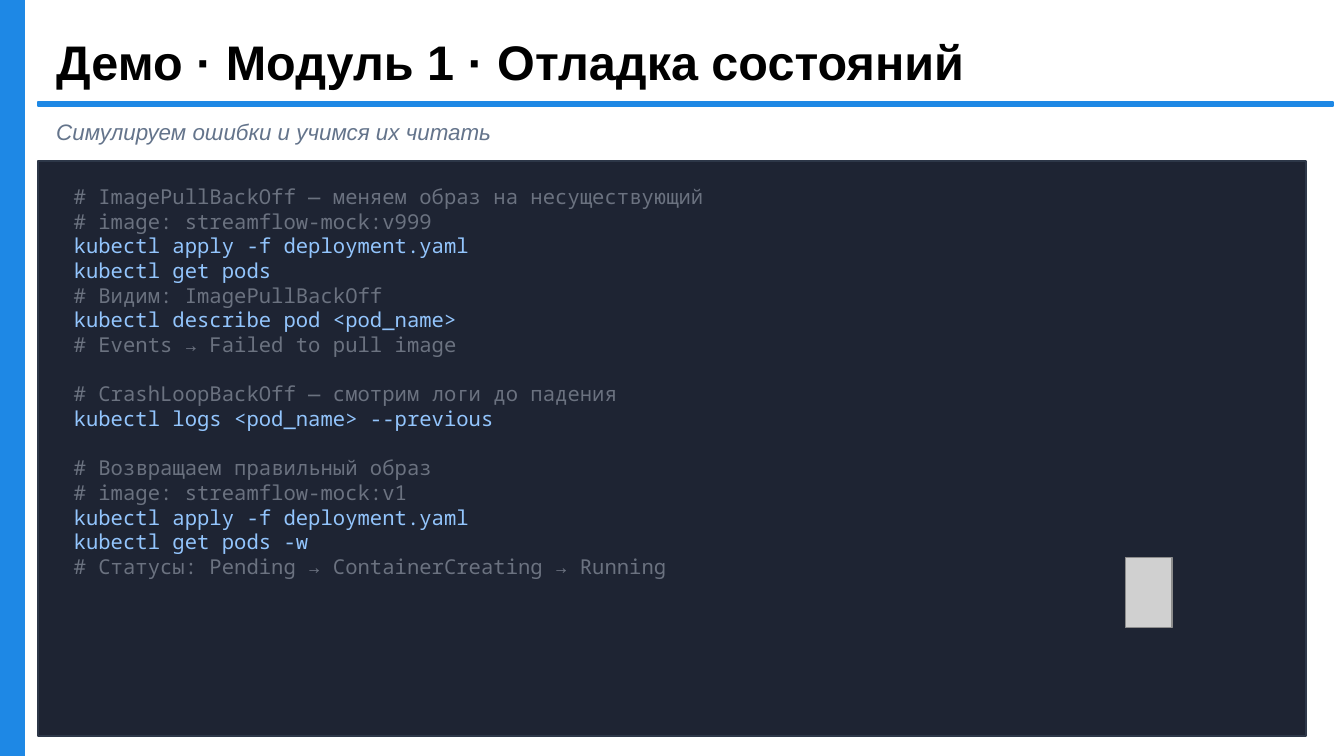
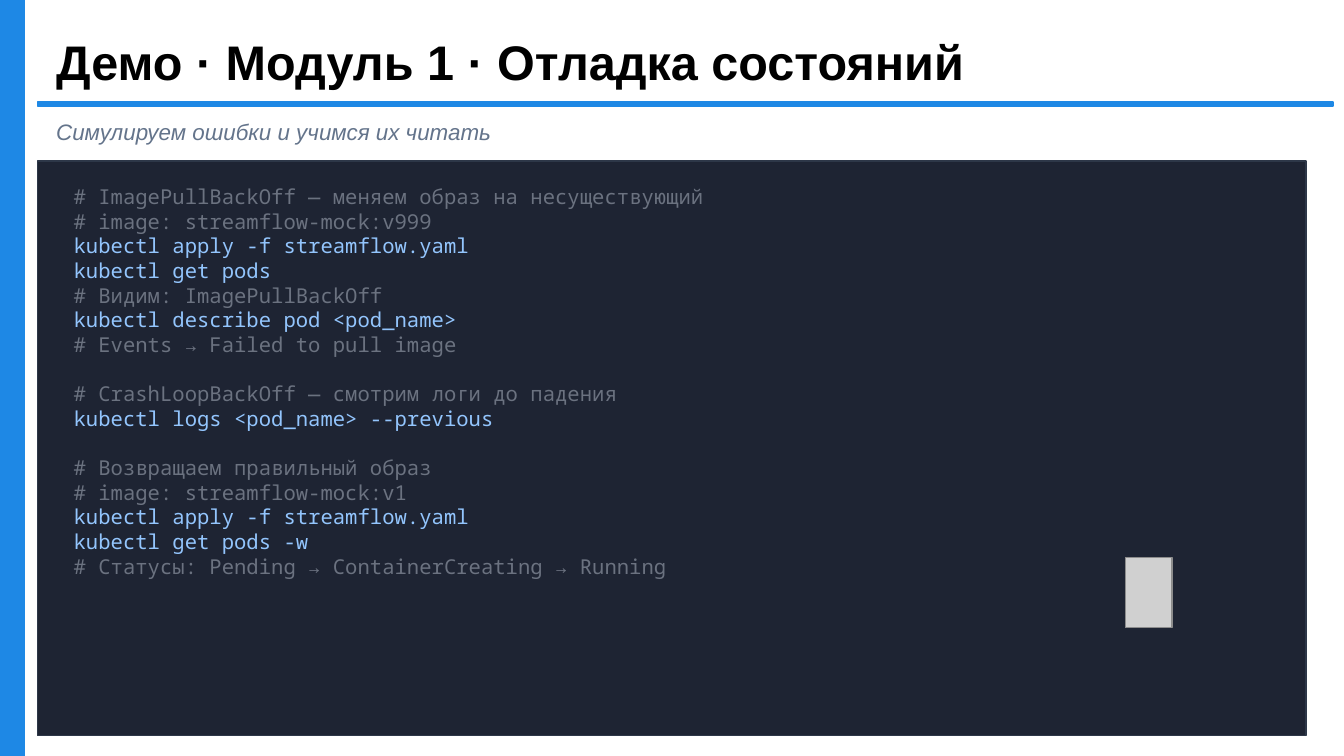
Before and after one commit to rkata-hexlet/webinars, a slide deck: slide 16 of k8s/streamflow_k8s_full.odp. Drawn at 1344x756 pixels with LibreOffice and Linux fonts; fonts in the diff are those of the drawing; grey boxes stand for pictures. Boxes give left, top, right and bottom in pixels: in the first picture for what was removed or moved away, otherwise in the second. Text is boxed around its words. In the diff, an @@ line names an element or a change of style, - is before the commit and + after.

```diff
--- a/k8s/streamflow_k8s_full.odp
+++ b/k8s/streamflow_k8s_full.odp
@@ text at (74,237,469,258): text changed @@
-kubectl apply -f deployment.yaml
+kubectl apply -f streamflow.yaml
@@ text at (74,508,469,529): text changed @@
-kubectl apply -f deployment.yaml
+kubectl apply -f streamflow.yaml
```
Also in this commit, not shown: 5 other slides changed, 1 slide added, 1 slide removed, 16 other files.
